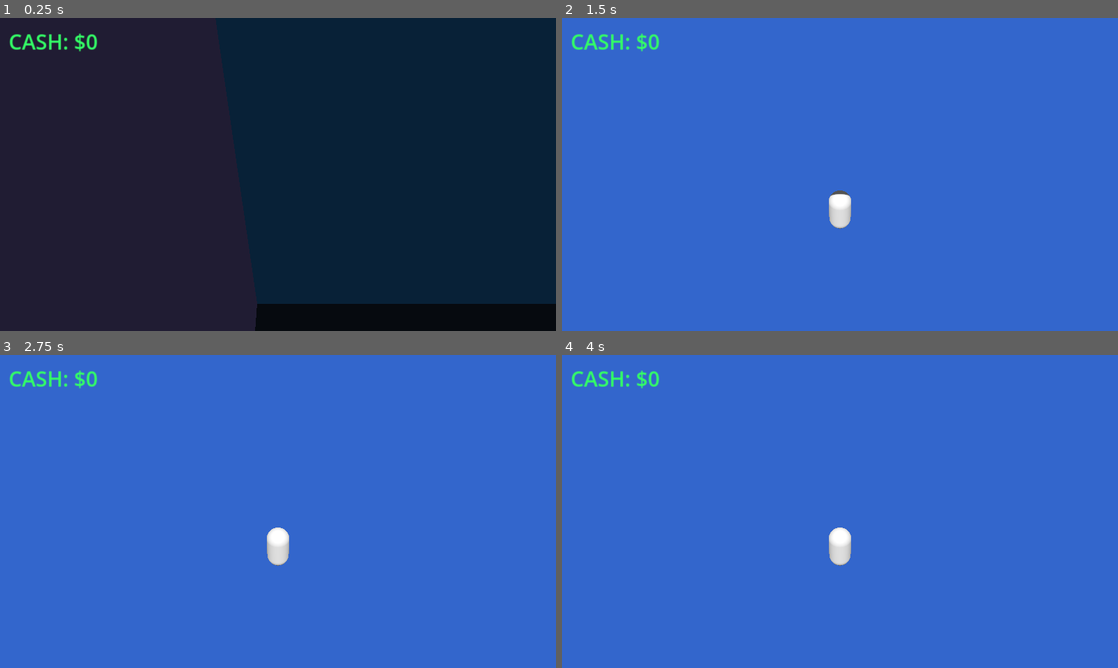
Above: before the commit, frames 1-4 (two rows, left to right).
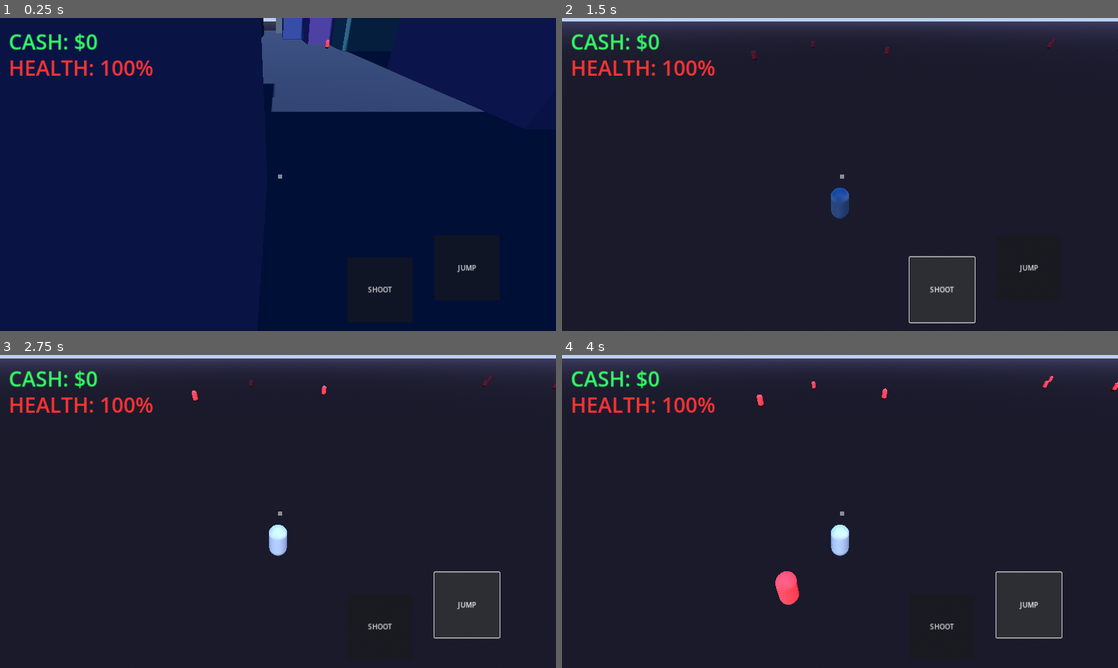
Above: after the commit, the same moments.

Repository: AniblimaxDeveloper/geta-iv-sivis
Game: Godot game, scene res://Main.tscn
The game is run twice, just before and just after one commit, with the same random seed, the same clock (stepped at 60 frames per second) and the same inputs.
Inputs (mouse positions are in pixels of both pictures, inside the frame that each line leads up to):
- Up to frame 1 (0.25 s): no input
- Up to frame 2 (1.5 s): click (1029, 268) at 0.5 s, where only the run after the commit has a clickable "JUMP"; click (940, 290) at 1.25 s, where only the run after the commit has a clickable "SHOOT"
- Up to frame 3 (2.75 s): click (467, 605) at 2 s, where only the run after the commit has a clickable "JUMP"
- Up to frame 4 (4 s): click (940, 627) at 2.75 s, where only the run after the commit has a clickable "SHOOT"; click (1029, 605) at 3.5 s, where only the run after the commit has a clickable "JUMP"

The runs differ from the first frame. In frame 1, 11% of the frame differs, in the area x 1-100%, y 0-100%; in frame 2, 100%, in the area x 0-100%, y 0-100%; in frame 3, 100%; in frame 4, 100%.

Commit message:
feat: rebrand to DELTVA IV, add 3D combat, enemies, jump, and skybox

Diff:
--- /dev/null
+++ b/Enemy.gd
@@ -0,0 +1,38 @@
+extends CharacterBody3D
+
+var health: int = 100
+var speed: float = 5.0
+var target: Node3D
+@export var gravity: float = 30.0
+
+func _ready():
+    # Mencari node Player
+    target = get_node_or_null("../../Player")
+    if not target:
+        target = get_node_or_null("../Player")
+
+func _physics_process(delta):
+    if not is_on_floor():
+        velocity.y -= gravity * delta
+
+    if target and health > 0:
+        var dir = (target.global_position - global_position).normalized()
+        velocity.x = dir.x * speed
+        velocity.z = dir.z * speed
+
+        # Menghadap ke pemain
+        var target_angle = atan2(-dir.x, -dir.z)
+        rotation.y = lerp_angle(rotation.y, target_angle, 0.1)
+
+    move_and_slide()
+
+func take_damage(amount: int):
+    health -= amount
+    # Berkedip merah saat kena tembak
+    $MeshInstance3D.material_override.albedo_color = Color(1, 0, 0)
+    await get_tree().create_timer(0.1).timeout
+    if health > 0:
+        $MeshInstance3D.material_override.albedo_color = Color(1, 0.2, 0.2)
+
+    if health <= 0:
+        queue_free()
--- a/Main.gd
+++ b/Main.gd
@@ -2,51 +2,42 @@
 
 @onready var player = $Player
 @onready var hud_money = $UI/MoneyLabel
+@onready var hud_health = $UI/HealthLabel
 
 func _ready():
     generate_city()
     spawn_collectables(40)
+    spawn_enemies(15)
 
 func _process(_delta):
     hud_money.text = "CASH: $" + str(player.money)
 
 func generate_city():
-    # 1. Lantai Dasar
     var floor_mesh = MeshInstance3D.new()
     var plane = PlaneMesh.new()
     plane.size = Vector2(400, 400)
     floor_mesh.mesh = plane
-
     var floor_mat = StandardMaterial3D.new()
     floor_mat.albedo_color = Color(0.1, 0.12, 0.15)
     floor_mesh.material_override = floor_mat
     add_child(floor_mesh)
 
-    # 2. Gedung Pencakar Langit
-    for i in range(150):
+    for i in range(120):
         var building = StaticBody3D.new()
         var mesh = MeshInstance3D.new()
         var box = BoxMesh.new()
-
-        # Acak ukuran gedung (Lebar, Tinggi, Panjang)
         var w = randf_range(10, 30)
         var h = randf_range(20, 80)
         var d = randf_range(10, 30)
         box.size = Vector3(w, h, d)
         mesh.mesh = box
-
-        # Material Gedung
         var mat = StandardMaterial3D.new()
         mat.albedo_color = Color(randf_range(0.1, 0.3), randf_range(0.1, 0.3), randf_range(0.2, 0.4))
         mesh.material_override = mat
-
-        # Collision (tabrakan)
         var collision = CollisionShape3D.new()
         var shape = BoxShape3D.new()
         shape.size = box.size
         collision.shape = shape
-
-        # Posisi
         building.position = Vector3(randf_range(-180, 180), h / 2, randf_range(-180, 180))
         building.add_child(mesh)
         building.add_child(collision)
@@ -59,26 +50,47 @@
         var sphere = SphereShape3D.new()
         var mesh = MeshInstance3D.new()
         var sphere_mesh = SphereMesh.new()
-
         sphere.radius = 1.0
         collision.shape = sphere
-
         sphere_mesh.radius = 1.0
         sphere_mesh.height = 2.0
         mesh.mesh = sphere_mesh
-
         var mat = StandardMaterial3D.new()
-        mat.albedo_color = Color(0, 1, 0) # Hijau
+        mat.albedo_color = Color(0, 1, 0)
         mat.emission_enabled = true
         mat.emission = Color(0, 1, 0)
         mesh.material_override = mat
-
         coin.position = Vector3(randf_range(-150, 150), 1.5, randf_range(-150, 150))
         coin.add_child(mesh)
         coin.add_child(collision)
-
         coin.body_entered.connect(_on_coin_collected.bind(coin))
         add_child(coin)
+
+func spawn_enemies(amount: int):
+    for i in range(amount):
+        var enemy = CharacterBody3D.new()
+        enemy.set_script(load("res://Enemy.gd"))
+
+        var col = CollisionShape3D.new()
+        var shape = CapsuleShape3D.new()
+        shape.radius = 0.5
+        shape.height = 2.0
+        col.shape = shape
+
+        var mesh = MeshInstance3D.new()
+        var cap_mesh = CapsuleMesh.new()
+        cap_mesh.radius = 0.5
+        cap_mesh.height = 2.0
+        mesh.mesh = cap_mesh
+
+        var mat = StandardMaterial3D.new()
+        mat.albedo_color = Color(1, 0.2, 0.2) # Warna Merah
+        mesh.material_override = mat
+
+        enemy.add_child(col)
+        enemy.add_child(mesh)
+        enemy.position = Vector3(randf_range(-100, 100), 2.0, randf_range(-100, 100))
+        add_child(enemy)
 
 func _on_coin_collected(body, coin):
     if body == player:
--- a/Main.tscn
+++ b/Main.tscn
@@ -12,11 +12,20 @@
 radius = 0.5
 height = 2.0
 
+[sub_resource type="ProceduralSkyMaterial" id="ProceduralSkyMaterial_1"]
+sky_top_color = Color(0.1, 0.3, 0.8, 1)
+sky_horizon_color = Color(0.6, 0.7, 0.9, 1)
+ground_bottom_color = Color(0.1, 0.1, 0.15, 1)
+ground_horizon_color = Color(0.2, 0.2, 0.3, 1)
+
+[sub_resource type="Sky" id="Sky_1"]
+sky_material = SubResource("ProceduralSkyMaterial_1")
+
 [sub_resource type="Environment" id="Environment_1"]
-background_mode = 1
-background_color = Color(0.2, 0.4, 0.8, 1)
-ambient_light_source = 2
-ambient_light_color = Color(0.5, 0.5, 0.5, 1)
+background_mode = 2
+sky = SubResource("Sky_1")
+ambient_light_source = 3
+reflected_light_source = 2
 tonemap_mode = 2
 
 [node name="Main" type="Node3D"]
@@ -40,7 +49,7 @@
 
 [node name="SpringArm3D" type="SpringArm3D" parent="Player"]
 transform = Transform3D(1, 0, 0, 0, 0.8, 0.6, 0, -0.6, 0.8, 0, 2, 0)
-spring_length = 8.0
+spring_length = 10.0
 margin = 0.5
 
 [node name="Camera3D" type="Camera3D" parent="Player/SpringArm3D"]
@@ -56,6 +65,22 @@
 theme_override_font_sizes/font_size = 48
 text = "CASH: $0"
 
+[node name="HealthLabel" type="Label" parent="UI"]
+offset_left = 20.0
+offset_top = 80.0
+offset_right = 400.0
+offset_bottom = 140.0
+theme_override_colors/font_color = Color(1, 0.2, 0.2, 1)
+theme_override_font_sizes/font_size = 48
+text = "HEALTH: 100%"
+
+[node name="Crosshair" type="ColorRect" parent="UI"]
+offset_left = 640.0
+offset_top = 360.0
+offset_right = 650.0
+offset_bottom = 370.0
+color = Color(1, 1, 1, 0.5)
+
 [node name="TouchControls" type="CanvasLayer" parent="."]
 script = ExtResource("3_touch")
 
@@ -69,3 +94,20 @@
 offset_right = 150.0
 offset_bottom = 150.0
 color = Color(0.1, 0.6, 1, 0.7)
+
+[node name="JumpButton" type="Button" parent="TouchControls"]
+offset_left = 1000.0
+offset_top = 500.0
+offset_right = 1150.0
+offset_bottom = 650.0
+text = "JUMP"
+
+[node name="ShootButton" type="Button" parent="TouchControls"]
+offset_left = 800.0
+offset_top = 550.0
+offset_right = 950.0
+offset_bottom = 700.0
+text = "SHOOT"
+
+[connection signal="pressed" from="TouchControls/JumpButton" to="TouchControls" method="_on_jump_button_pressed"]
+[connection signal="pressed" from="TouchControls/ShootButton" to="TouchControls" method="_on_shoot_button_pressed"]
--- a/Player.gd
+++ b/Player.gd
@@ -1,24 +1,27 @@
 extends CharacterBody3D
 
 @export var speed: float = 15.0
-@export var jump_velocity: float = 10.0
+@export var jump_force: float = 12.0
+@export var gravity: float = 30.0
+
 var money: int = 0
 var input_dir: Vector2 = Vector2.ZERO
+var is_dead: bool = false
 
-@onready var camera_arm = $SpringArm3D
+@onready var camera = $SpringArm3D/Camera3D
 
 func _physics_process(delta):
-    # Gravitasi
+    if is_dead:
+        return
+
     if not is_on_floor():
-        velocity.y -= 30.0 * delta
+        velocity.y -= gravity * delta
 
-    # Arah gerak berdasarkan kamera
     var direction = (transform.basis * Vector3(input_dir.x, 0, input_dir.y)).normalized()
 
     if direction:
         velocity.x = direction.x * speed
         velocity.z = direction.z * speed
-        # Putar karakter menghadap arah jalan
         var target_angle = atan2(-direction.x, -direction.z)
         rotation.y = lerp_angle(rotation.y, target_angle, 0.2)
     else:
@@ -27,5 +30,27 @@
 
     move_and_slide()
 
+func jump():
+    if is_on_floor():
+        velocity.y = jump_force
+
+func shoot():
+    # Membuat garis tembakan dari tengah kamera
+    var space_state = get_world_3d().direct_space_state
+    var screen_center = get_viewport().get_visible_rect().size / 2
+    var origin = camera.project_ray_origin(screen_center)
+    var end = origin + camera.project_ray_normal(screen_center) * 100
+
+    var query = PhysicsRayQueryParameters3D.create(origin, end)
+    query.exclude = [self.get_rid()]
+
+    var result = space_state.intersect_ray(query)
+
+    if result and result.collider.has_method("take_damage"):
+        result.collider.take_damage(50) # Damage 50
+
 func add_money(amount: int):
     money += amount
+
+func take_damage(amount: int):
+    pass # Bisa ditambahkan sistem Health nanti
--- a/TouchControls.gd
+++ b/TouchControls.gd
@@ -14,7 +14,7 @@
 
 func _input(event):
     if event is InputEventScreenTouch:
-        if event.pressed and touch_index == -1:
+        if event.pressed and touch_index == -1 and event.position.x < 600:
             touch_index = event.index
             base_center = event.position
             joystick_base.global_position = base_center - joystick_base.size / 2
@@ -32,6 +32,10 @@
         if diff.length() > max_distance:
             diff = diff.normalized() * max_distance
         joystick_knob.global_position = base_center + diff - joystick_knob.size / 2
+        player.input_dir = diff / max_distance
 
-        # Kirim input ke player (X, Y)
-        player.input_dir = diff / max_distance
+func _on_jump_button_pressed():
+    player.jump()
+
+func _on_shoot_button_pressed():
+    player.shoot()
--- a/project.godot
+++ b/project.godot
@@ -1,7 +1,7 @@
 config_version=5
 
 [application]
-config/name="DELTA IV"
+config/name="DELTVA IV"
 run/main_scene="res://Main.tscn"
 config/features=PackedStringArray("4.3", "Mobile")
 config/icon="res://icon.png"
Not shown: 1 places in Main.tscn that only renumber resources
Not shown, changed: export_presets.cfg
